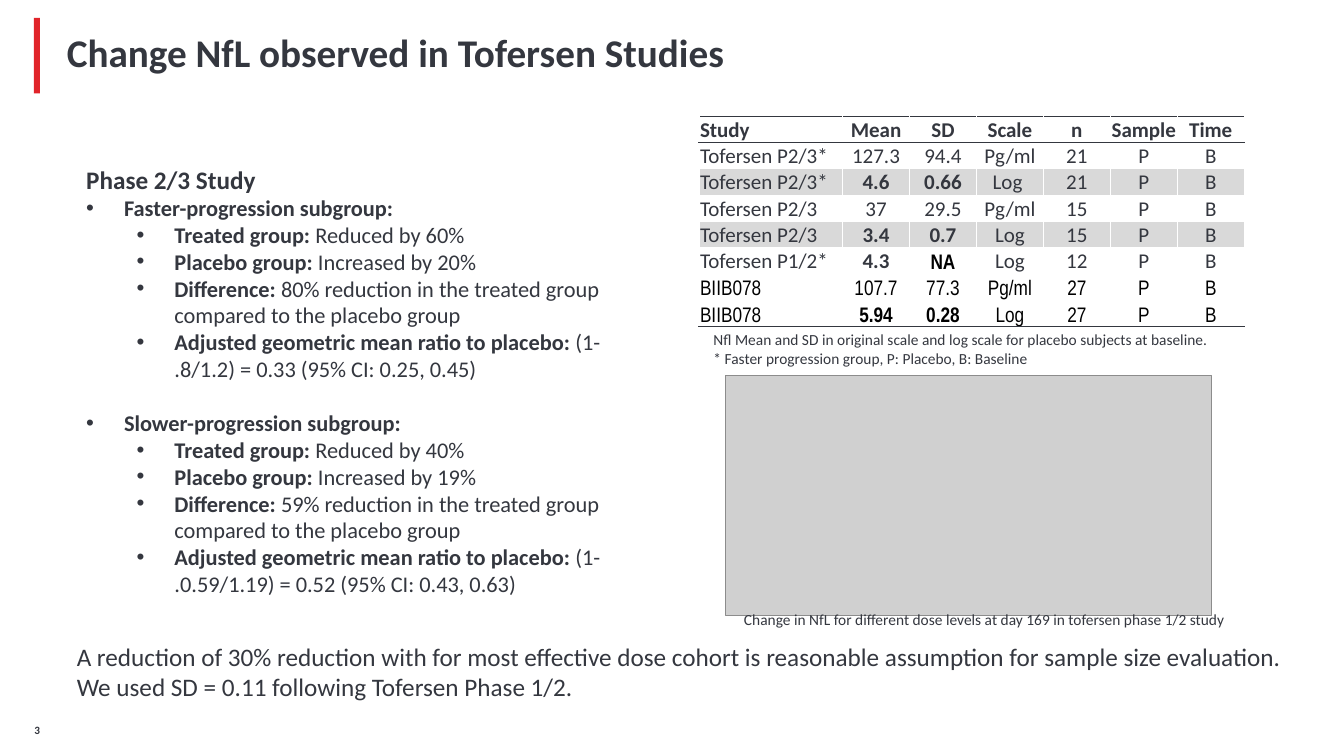
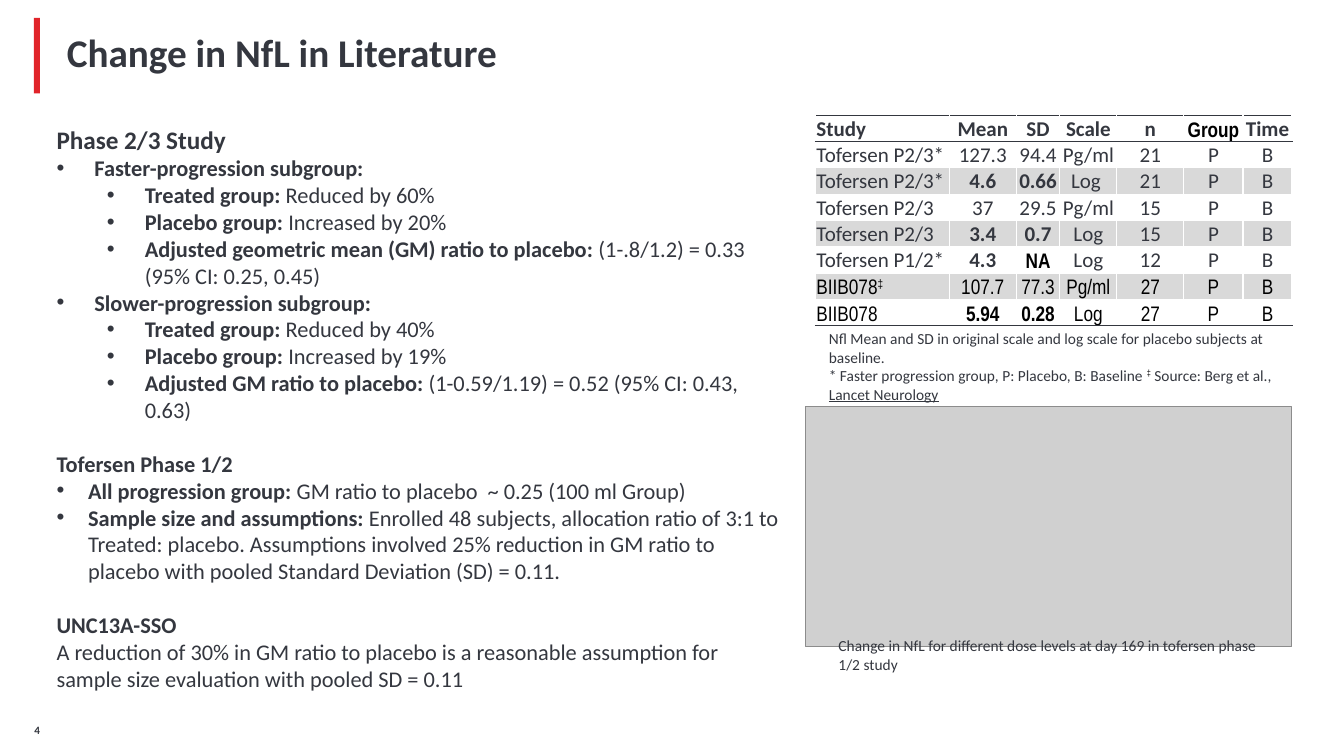
Before and after one commit to YushufSharker/ALS, a slide deck: slide 5 of OutputDocuments/ALS_Slide_deck_STAT.pptx (slide 4 before the commit). Drawn at 1344x756 pixels with LibreOffice and Linux fonts; fonts in the diff are those of the drawing; grey boxes stand for pictures; background and template pictures are left out. Boxes give left, top, right and bottom in pixels: in the first picture for what was removed or moved away, otherwise in the second. Text is boxed around its words. In the diff, an @@ line names an element or a change of style, - is before the commit and + after.

```diff
--- a/OutputDocuments/ALS_Slide_deck_STAT.pptx
+++ b/OutputDocuments/ALS_Slide_deck_STAT.pptx
@@ title at (67, 39, 497, 74): text changed @@
-Change NfL observed in Tofersen Studies
+Change in NfL in Literature
@@ text "Phase 2/3 Study": place and size @@
-text "Phase 2/3 Study" at (86, 171, 600, 595)
+text "Phase 2/3 Study" at (57, 131, 778, 691)
@@ table at (816, 115, 1293, 330) @@
-row 1, column 6: Sample
+row 1, column 6: Group
-row 7, column 1: BIIB078
+row 7, column 1: BIIB078‡
@@ fill #FFFFFF to #D9D9D9 in row 7 @@
@@ table: place and size @@
-table at (699, 116, 1241, 331)
+table at (816, 115, 1293, 330)
@@ text at (145, 240, 745, 287): text changed; bold on @@
-  • Difference: 80% reduction in the treated group compared to the placebo group
-  • Adjusted geometric mean ratio to placebo: (1-.8/1.2) = 0.33 (95% CI: 0.25, 0.45)
+  • Adjusted geometric mean (GM) ratio to placebo: (1-.8/1.2) = 0.33 (95% CI: 0.25, 0.45)
@@ text "Nfl Mean and SD in ...": place and size @@
-text "Nfl Mean and SD in ..." at (713, 334, 1207, 367)
+text "Nfl Mean and SD in ..." at (829, 333, 1272, 403)
@@ text at (57, 375, 778, 691): text changed @@
-  • Difference: 59% reduction in the treated group compared to the placebo group
-  • Adjusted geometric mean ratio to placebo: (1-.0.59/1.19) = 0.52 (95% CI: 0.43, 0.63)
+  • Adjusted GM ratio to placebo: (1-0.59/1.19) = 0.52 (95% CI: 0.43, 0.63)
+  Tofersen Phase 1/2
+  • All progression group: GM ratio to placebo ~ 0.25 (100 ml Group)
+  • Sample size and assumptions: Enrolled 48 subjects, allocation ratio of 3:1 to Treated: placebo. Assumptions involved 25% reduction in GM ratio to placebo with pooled Standard Deviation (SD) = 0.11.
+  UNC13A-SSO
+  A reduction of 30% in GM ratio to placebo is a reasonable assumption for sample size evaluation with pooled SD = 0.11
@@ text at (829, 370, 1272, 403): text changed @@
-* Faster progression group, P: Placebo, B: Baseline
+* Faster progression group, P: Placebo, B: Baseline ‡ Source: Berg et al., Lancet Neurology
@@ picture: place and size @@
-picture at (726, 375, 1212, 615)
+picture at (806, 406, 1292, 646)
@@ text removed at (77, 648, 1280, 701) @@
-A reduction of 30% reduction with for most effective dose cohort is reasonable assumption for sample size evaluation. We used SD = 0.11 following Tofersen Phase 1/2.
@@ text "Change in NfL for different ..." rewrapped from (744, 612, 1224, 628) to (838, 640, 1256, 673) @@
@@ page number at (34, 726, 40, 734): text changed @@
-3
+4
```
Also in this commit, not shown: 11 other slides changed, 3 slides added, 1 other file.
